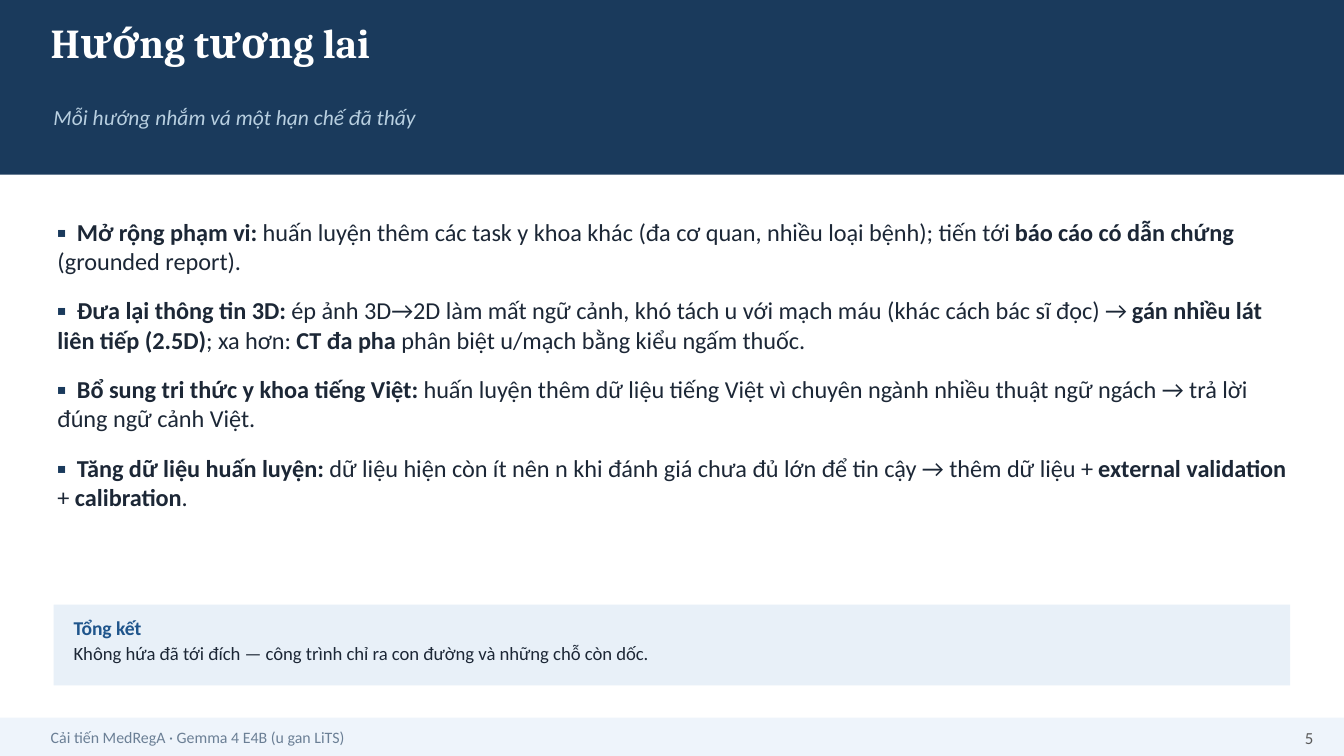
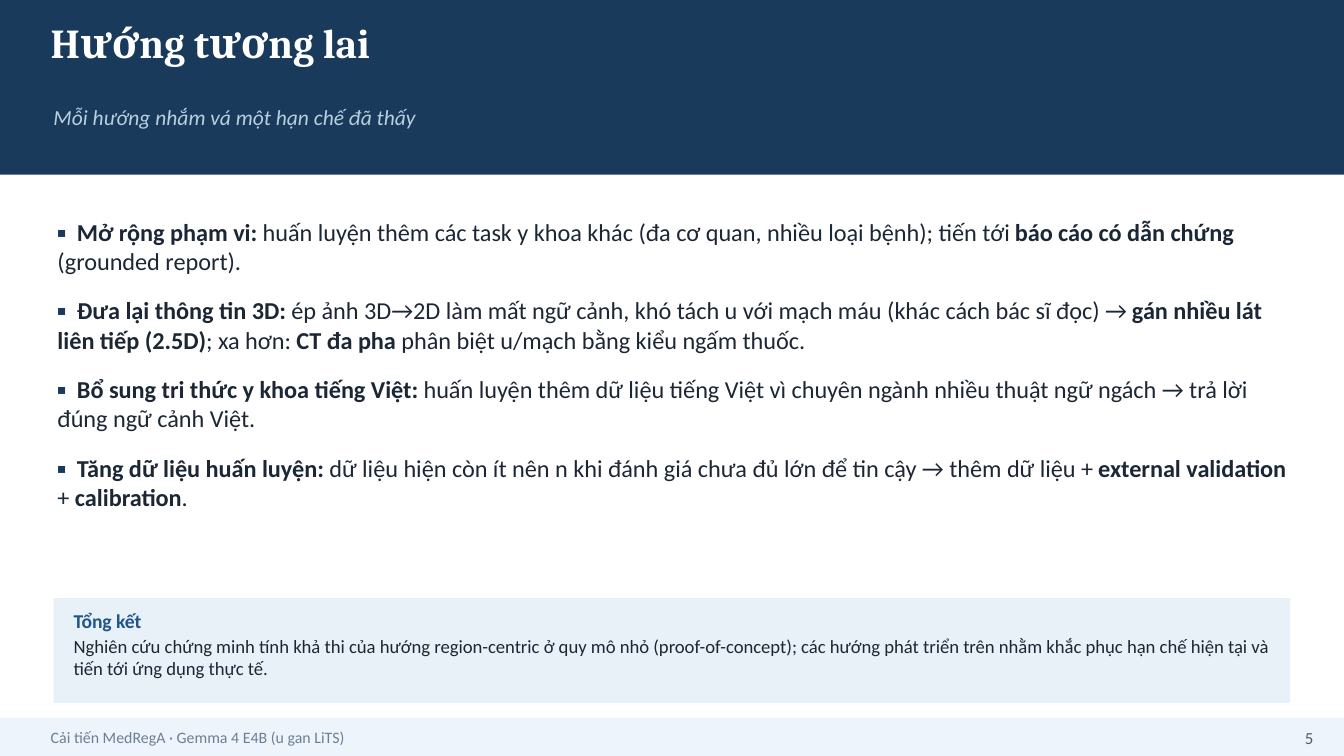
Before and after one commit to HatDuaa/medrega-liver-seminar, a slide deck: slide 5 of seminar/cai_tien/slides_5min_VN.pptx. Drawn at 1344x756 pixels with LibreOffice and Linux fonts; fonts in the diff are those of the drawing. Boxes give left, top, right and bottom in pixels: in the first picture for what was removed or moved away, otherwise in the second. Text is boxed around its words. In the diff, an @@ line names an element or a change of style, - is before the commit and + after.

```diff
--- a/seminar/cai_tien/slides_5min_VN.pptx
+++ b/seminar/cai_tien/slides_5min_VN.pptx
@@ rectangle: place and size @@
-rectangle at <box>54,605,1290,685</box>
+rectangle at <box>54,598,1290,703</box>
@@ text "Tổng kết": place and size @@
-text "Tổng kết" at <box>74,619,648,663</box>
+text "Tổng kết" at <box>74,612,1268,678</box>
@@ text at <box>74,638,1268,678</box>: text changed @@
-Không hứa đã tới đích — công trình chỉ ra con đường và những chỗ còn dốc.
+Nghiên cứu chứng minh tính khả thi của hướng region-centric ở quy mô nhỏ (proof-of-concept); các hướng phát triển trên nhằm khắc phục hạn chế hiện tại và tiến tới ứng dụng thực tế.
```
Also in this commit, not shown: 2 other files.
